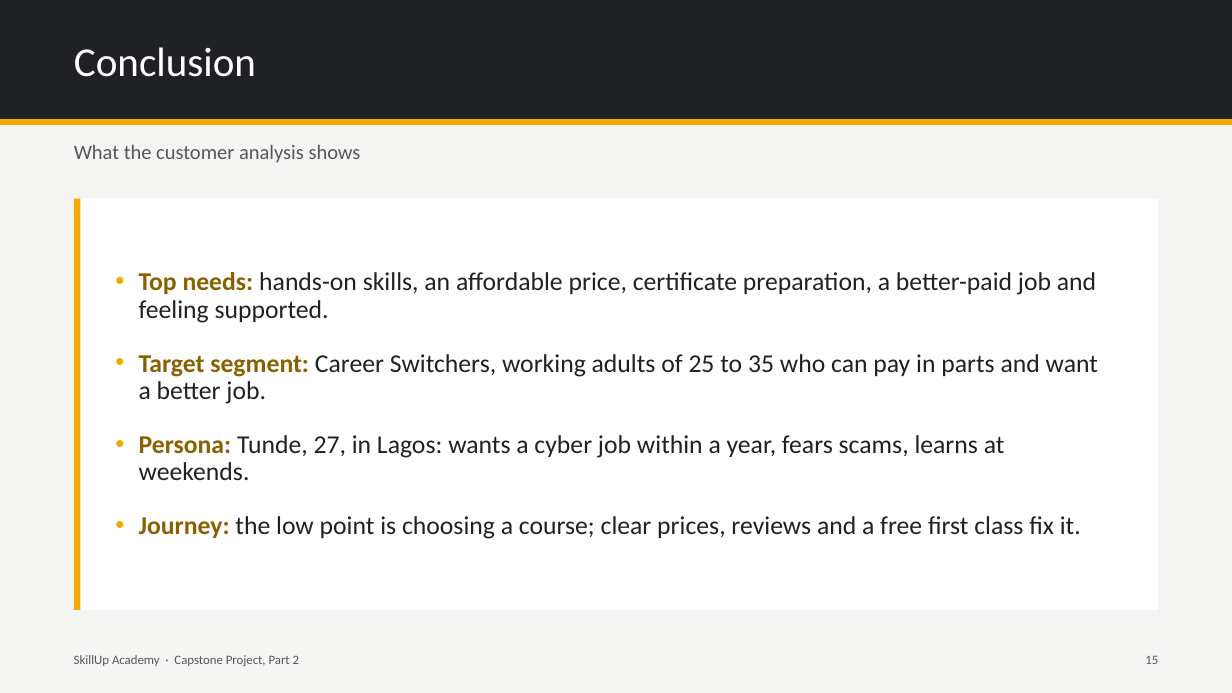
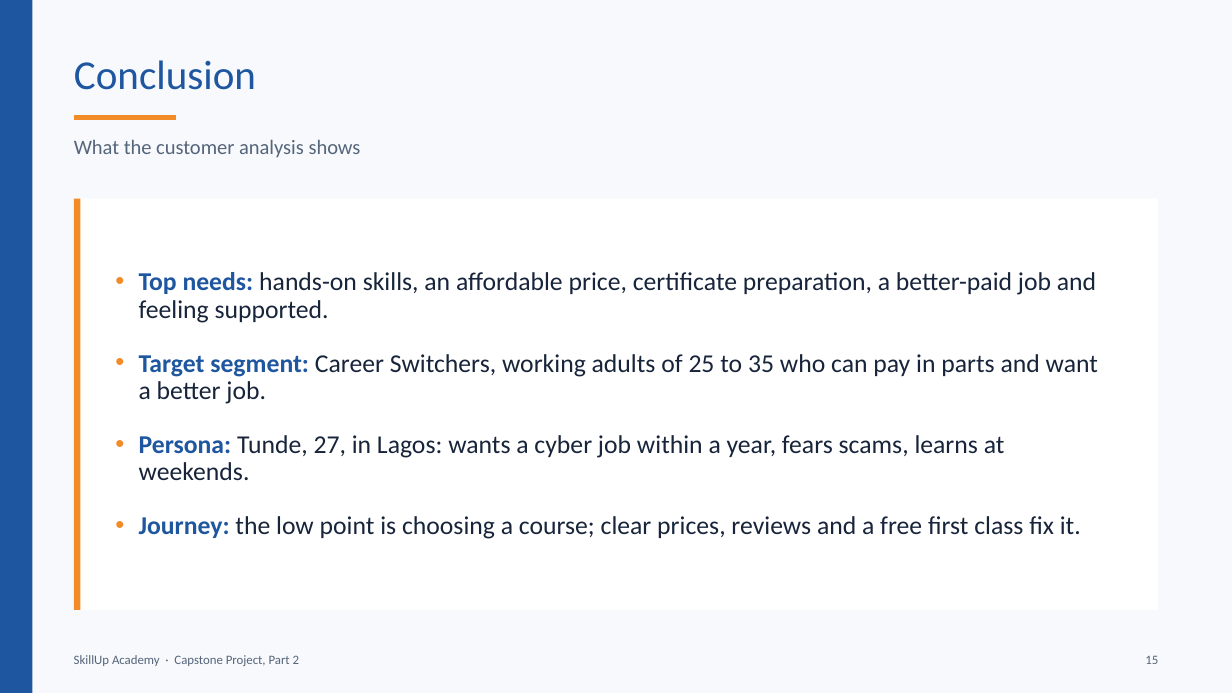
Before and after one commit to BadboyVee/BlackHoleeee, a slide deck: slide 15 of capstone/Customer_Analysis.pptx. Drawn at 1232x693 pixels with LibreOffice and Linux fonts; fonts in the diff are those of the drawing. Boxes give left, top, right and bottom in pixels: in the first picture for what was removed or moved away, otherwise in the second. Text is boxed around its words. In the diff, an @@ line names an element or a change of style, - is before the commit and + after.

```diff
--- a/capstone/Customer_Analysis.pptx
+++ b/capstone/Customer_Analysis.pptx
@@ background #F5F5F3 to #F7F9FC @@
@@ rectangle removed at (0, 0, 1232, 120) @@
@@ rectangle added at (0, 0, 32, 693), fill #1E56A0 @@
@@ title "Conclusion": place and size @@
-title "Conclusion" at (74, 47, 256, 77)
+title "Conclusion" at (74, 60, 256, 90)
@@ title "Conclusion" at (74, 60, 256, 90): text colour #FFFFFF to #1E56A0 @@
@@ line added from (74, 117) to (176, 117), #F28C28 4 pt @@
@@ line removed from (0, 122) to (1232, 122) @@
@@ text colour #57575A to #55657A in 3 elements at (74, 655, 299, 666), (1145, 656, 1158, 664), (74, 139, 361, 158) @@
@@ rectangle at (74, 199, 80, 610): fill #F2A900 to #F28C28 @@
@@ text "Top needs: hands-on skills, an ..." at (139, 272, 1098, 539): text colour #8A6100 to #1E56A0 in "Top needs:", "Target segment:", "Persona:", "Journey:"; text colour #202124 to #17243A in "hands-on skills, an affordable price, certificate preparatio ...", "Career Switchers, working adults of 25 to ...", "Tunde, 27, in Lagos: wants a cyber ...", "the low point is choosing a course; ..."; bullet colour #F2A900 to #F28C28 @@
```
Also in this commit, not shown: 15 other slides changed, 7 other files.
